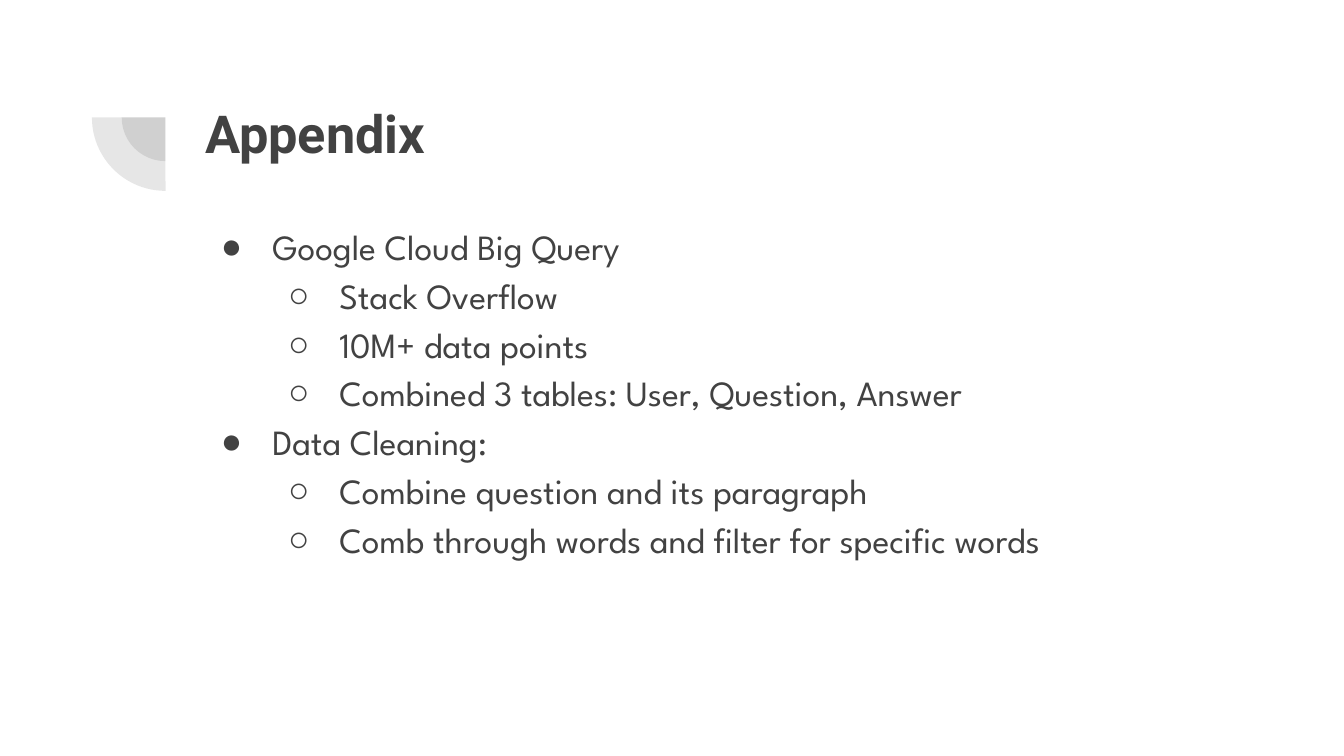
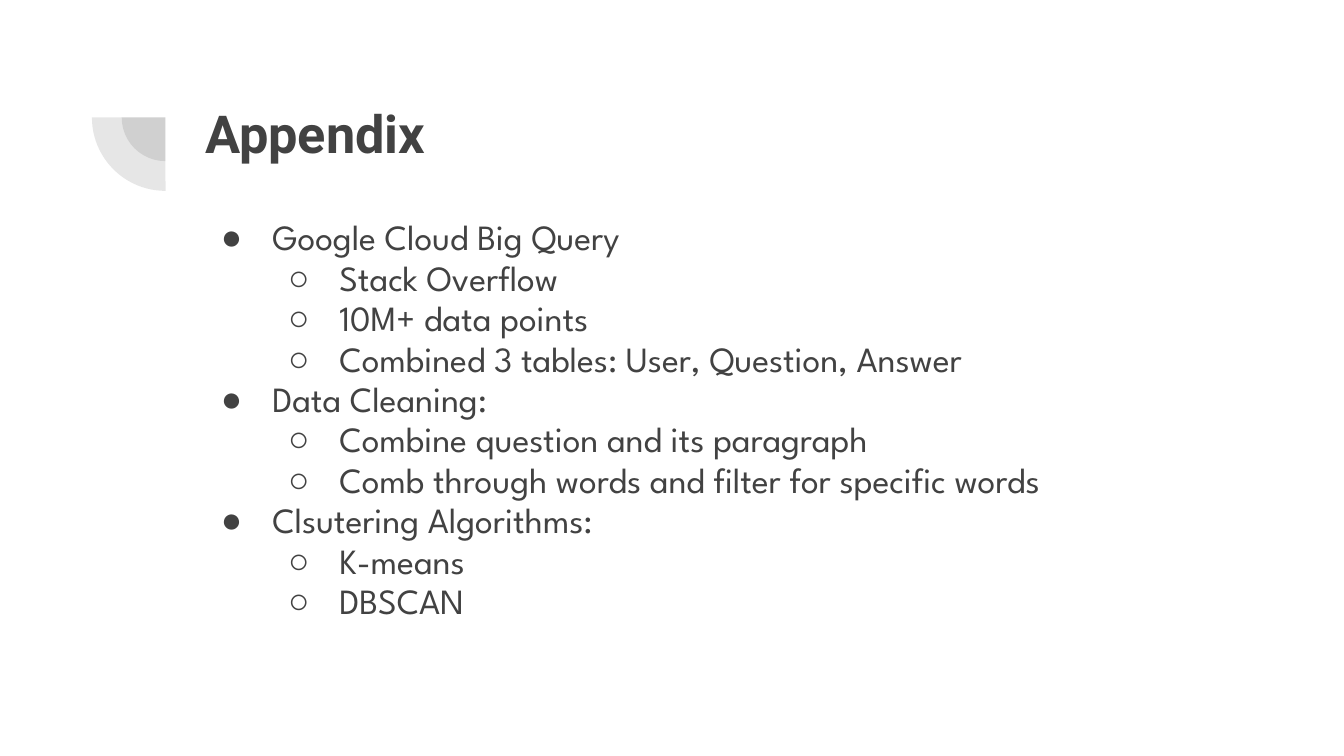
Before and after one commit to hancc1006/proj5-NLP, a slide deck: slide 13 of Stack Overflow Presentation PPTX.pptx (slide 12 before the commit). Drawn at 1344x756 pixels with LibreOffice and Linux fonts; fonts in the diff are those of the drawing. Boxes give left, top, right and bottom in pixels: in the first picture for what was removed or moved away, otherwise in the second. Text is boxed around its words. In the diff, an @@ line names an element or a change of style, - is before the commit and + after.

```diff
--- a/Stack Overflow Presentation PPTX.pptx
+++ b/Stack Overflow Presentation PPTX.pptx
@@ text at [272,225,1040,501]: line spacing 1.15 to 0.95 @@
@@ text at [272,498,593,615]: paragraphs added @@
+● Clsutering Algorithms:
+  ○ K-means
+  ○ DBSCAN
```
Also in this commit, not shown: 1 other slide changed, 2 slides added, 1 slide removed, 1 other file.
